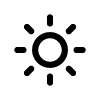
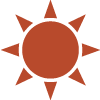
The second 100 × 100 image is a revision of the first. Changes to its layers:
added layer "Vector Smart Object" (1st of 2) above "Vector Smart Object" over (1, 0, 100, 100)
hid "Vector Smart Object" (2nd of 2) over (14, 14, 86, 86)
